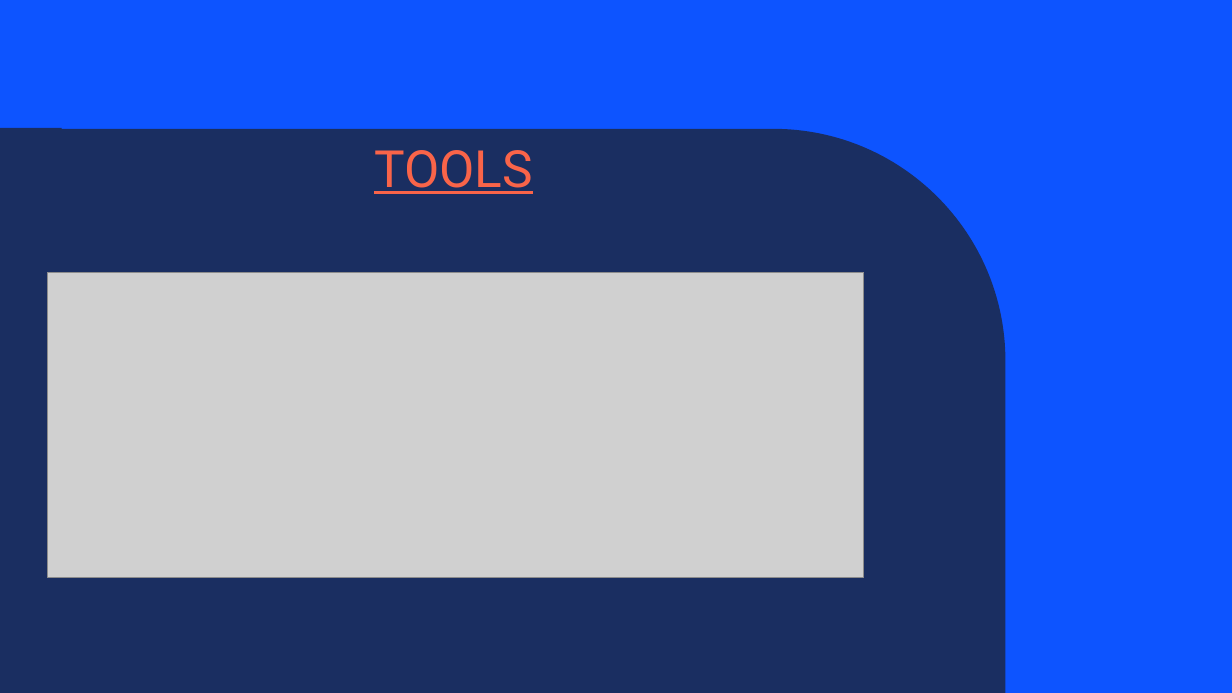
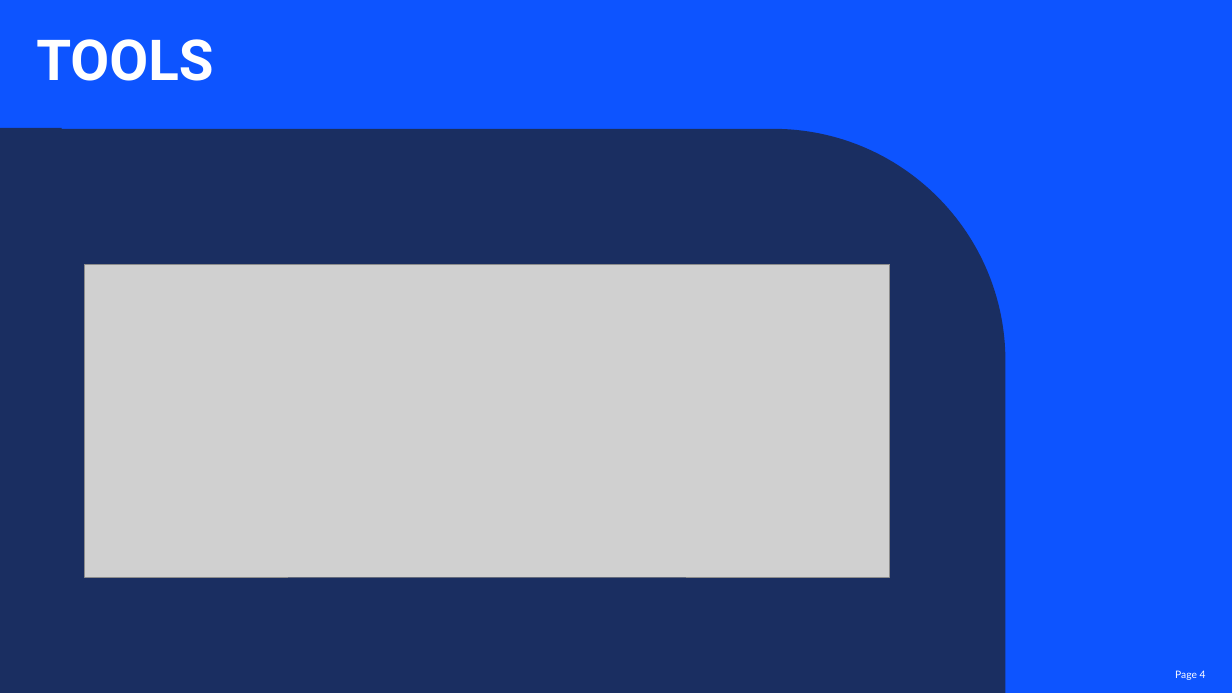
Before and after one commit to Tunir10Chaudhuri/Case_Study_Group_4, a slide deck: slide 4 of Case_Study_Group_4.pptx. Drawn at 1232x693 pixels with LibreOffice and Linux fonts; fonts in the diff are those of the drawing; grey boxes stand for pictures; background and template pictures are left out. Boxes give left, top, right and bottom in pixels: in the first picture for what was removed or moved away, otherwise in the second. Text is boxed around its words. In the diff, an @@ line names an element or a change of style, - is before the commit and + after.

```diff
--- a/Case_Study_Group_4.pptx
+++ b/Case_Study_Group_4.pptx
@@ text "TOOLS": place and size @@
-text "TOOLS" at (374, 150, 532, 194)
+text "TOOLS" at (36, 39, 213, 81)
@@ text "TOOLS" at (36, 39, 213, 81): size 40 to 44 pt, text colour #F96449 to #FFFFFF, bold on, underline off @@
@@ picture: place and size @@
-picture at (47, 272, 864, 578)
+picture at (84, 264, 890, 578)
@@ page number added at (1175, 670, 1206, 680), 8 pt, text #FFFFFF @@
+Page 4
```
Also in this commit, not shown: 9 other slides changed, 2 slides added, 1 slide removed.
